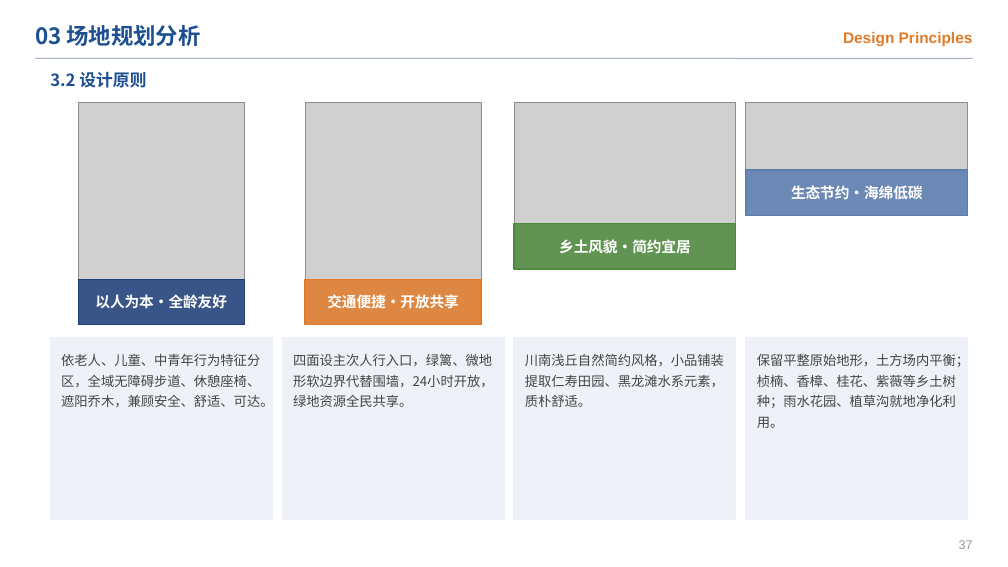
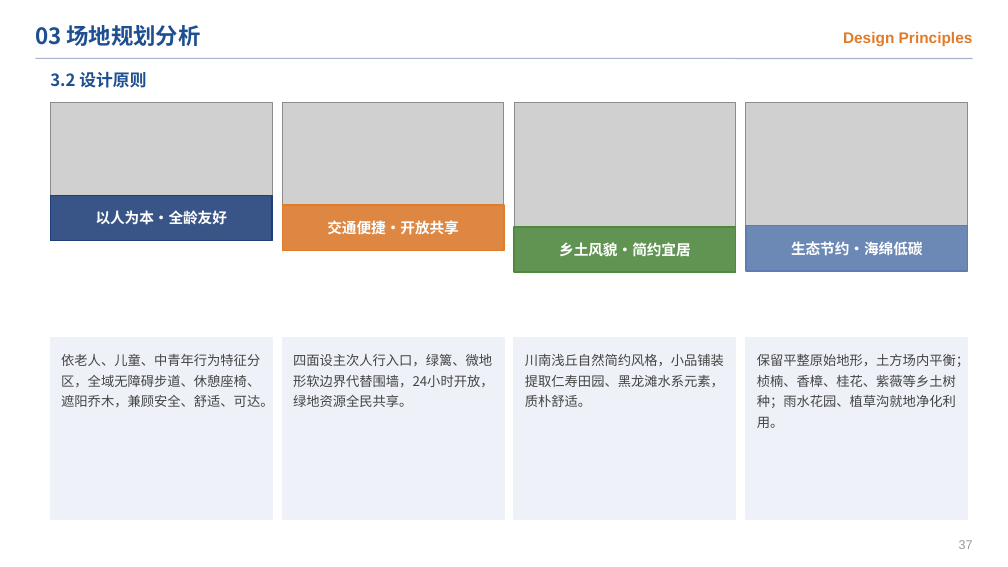
Before and after one commit to chun96309-cloud/lxfs, a slide deck: slide 39 of 跃动栖园_开题答辩PPT.pptx. Drawn at 1008x567 pixels with LibreOffice and Linux fonts; fonts in the diff are those of the drawing; grey boxes stand for pictures. Boxes give left, top, right and bottom in pixels: in the first picture for what was removed or moved away, otherwise in the second. Text is boxed around its words. In the diff, an @@ line names an element or a change of style, - is before the commit and + after.

```diff
--- a/跃动栖园_开题答辩PPT.pptx
+++ b/跃动栖园_开题答辩PPT.pptx
@@ picture: place and size @@
-picture at (79,103,245,325)
+picture at (50,103,272,241)
@@ picture: place and size @@
-picture at (305,103,482,325)
+picture at (282,103,504,251)
@@ picture: place and size @@
-picture at (746,103,968,216)
+picture at (746,103,968,271)
@@ rectangle: place and size @@
-rectangle at (79,279,245,325)
+rectangle at (50,196,272,241)
@@ text "以人为本·全龄友好": place and size @@
-text "以人为本·全龄友好" at (95,294,226,309)
+text "以人为本·全龄友好" at (96,210,227,225)
@@ rectangle: place and size @@
-rectangle at (305,279,482,325)
+rectangle at (282,206,504,251)
@@ text "交通便捷·开放共享": place and size @@
-text "交通便捷·开放共享" at (327,294,458,309)
+text "交通便捷·开放共享" at (327,220,458,235)
@@ rectangle: place and size @@
-rectangle at (746,170,968,216)
+rectangle at (746,226,968,271)
@@ text "生态节约·海绵低碳": place and size @@
-text "生态节约·海绵低碳" at (791,185,923,199)
+text "生态节约·海绵低碳" at (791,241,923,255)
```
Also in this commit, not shown: 20 other slides changed, 38 other files.
